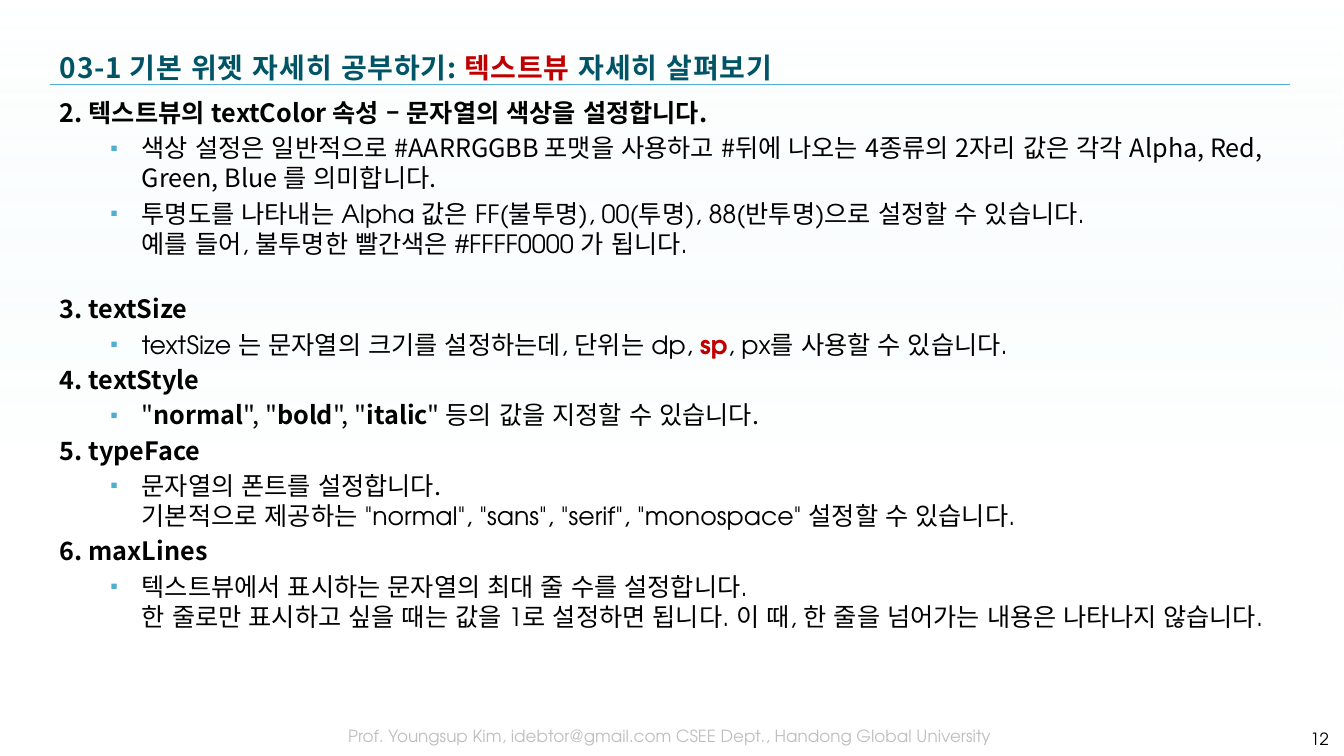
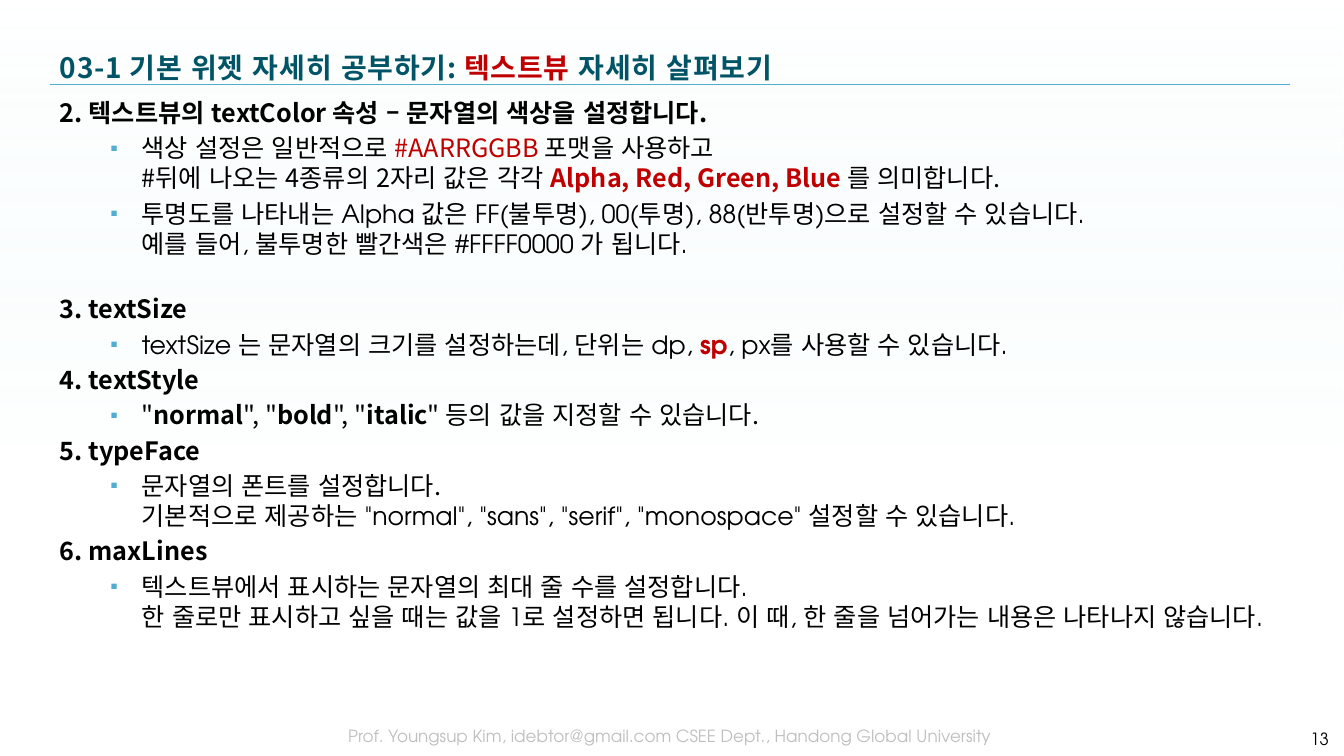
Before and after one commit to tae7841/HuStarAS, a slide deck: slide 13 of ppts/03Widget.pptx (slide 12 before the commit). Drawn at 1344x756 pixels with LibreOffice and Linux fonts; fonts in the diff are those of the drawing; background and template pictures are left out. Boxes give left, top, right and bottom in pixels: in the first picture for what was removed or moved away, otherwise in the second. Text is boxed around its words. In the diff, an @@ line names an element or a change of style, - is before the commit and + after.

```diff
--- a/ppts/03Widget.pptx
+++ b/ppts/03Widget.pptx
@@ text at <box>142,136,1000,193</box>: text colour #000000 to #C00000 in "#AARRGGBB Alpha, Red, Green, Blue"; bold on in "Alpha, Red, Green, Blue" @@
@@ page number at <box>1310,732,1329,745</box>: text changed @@
-12
+13
```
Also in this commit, not shown: 11 other slides changed, 7 slides added, 3 slides removed, 34 other files.
